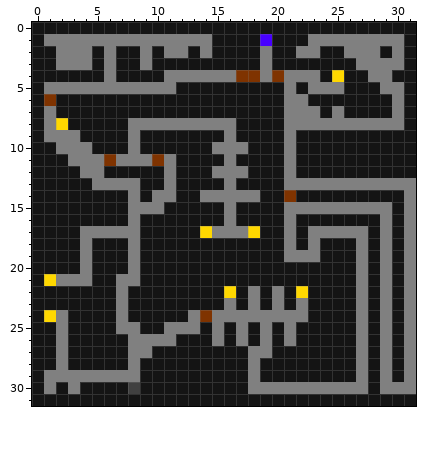
Pixel-art sprite: Game/map4.png. That is the earlier state.
The file is 32x32 pixels.
The same view after the edit:
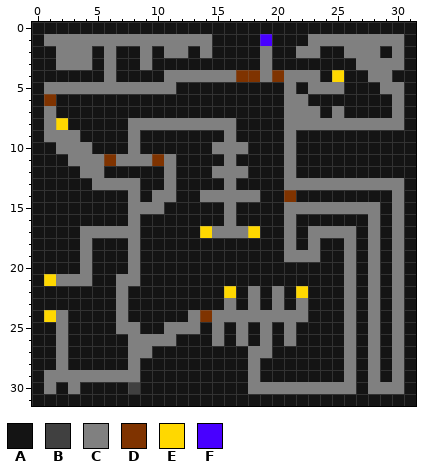
Palette (. is transparent): A #141414  B #404040  C #808080  D #7f3300  E #ffd800  F #4800ff
Changes in this commit:
@@ x 24..31 @@
 12 AAAAAAAA
-13 CCCCCCCC
-14 AAAAAAAC
-15 CCCCCCAC
-16 AAAAACAC
-17 CCCCACAC
-18 AAACACAC
-19 AAACACAC
-20 AAACACAC
-21 AAACACAC
-22 AAACACAC
-23 AAACACAC
-24 AAACACAC
-25 AAACACAC
-26 AAACACAC
-27 AAACACAC
-28 AAACACAC
-29 AAACACAC
-30 CCCCACCC
+13 CCCCCCCA
+14 AAAAAACA
+15 CCCCCACA
+16 AAAACACA
+17 CCCACACA
+18 AACACACA
+19 AACACACA
+20 AACACACA
+21 AACACACA
+22 AACACACA
+23 AACACACA
+24 AACACACA
+25 AACACACA
+26 AACACACA
+27 AACACACA
+28 AACACACA
+29 AACACACA
+30 CCCACCCA
 31 AAAAAAAA
Pixel boxes of the changes (left, top, right, bottom) in both pictures:
changed: (344, 178, 416, 394)
